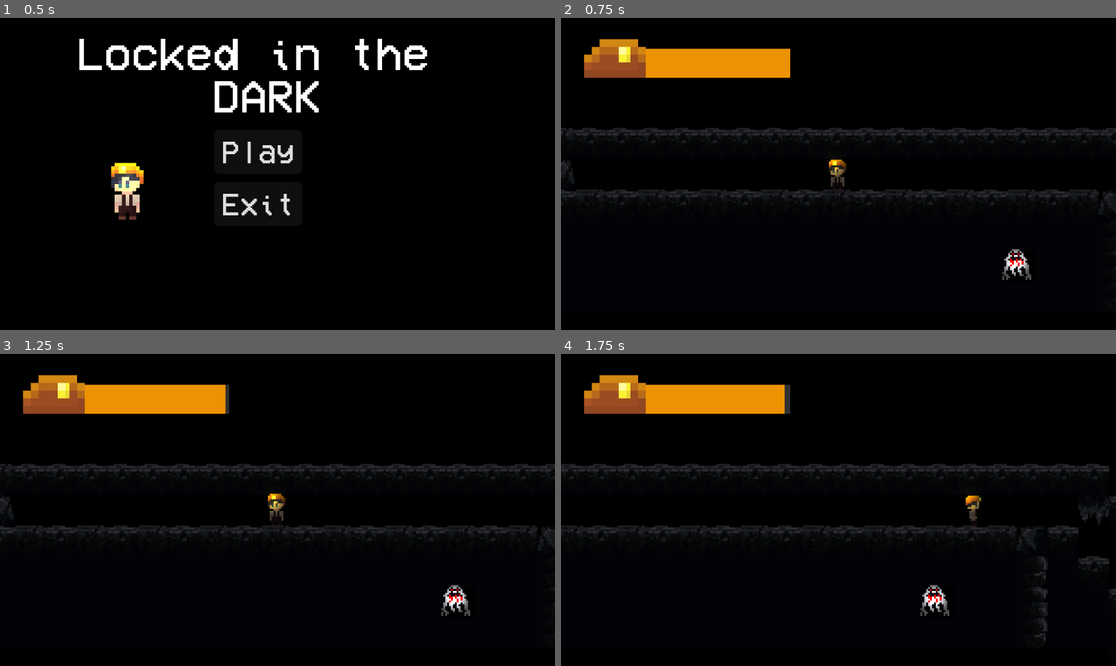
Above: before the commit, frames 1-4 (two rows, left to right).
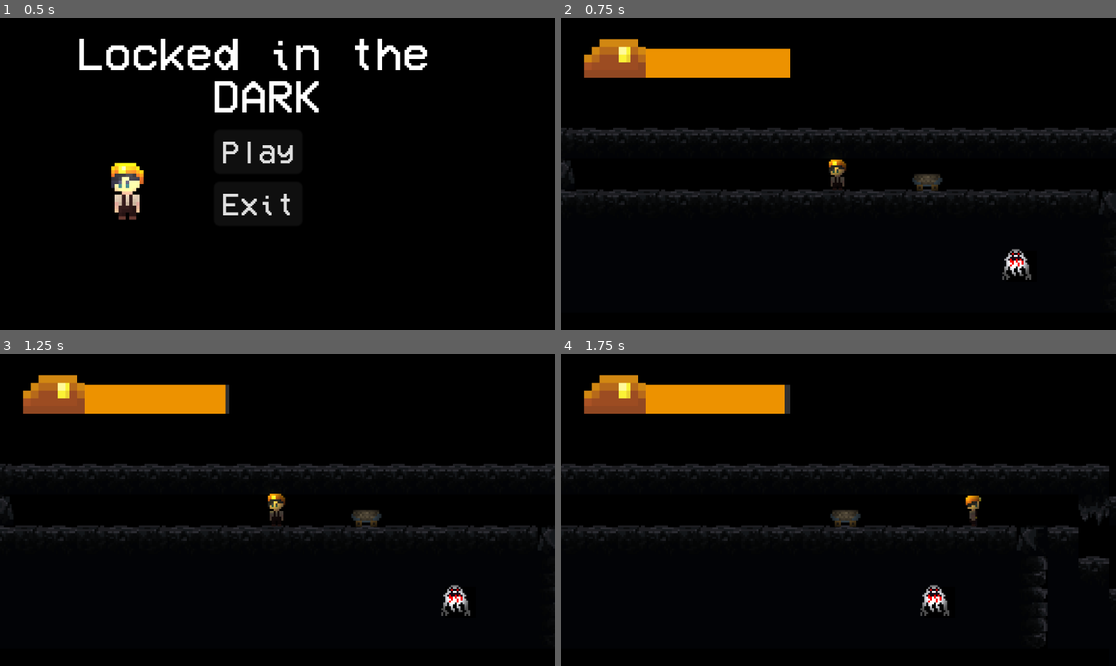
Above: after the commit, the same moments.

Repository: ABPaladin/Locked-in-the-dark-Finale
Game: Godot game, scene res://World/Menu.tscn
The game is run twice, just before and just after one commit, with the same random seed, the same clock (stepped at 60 frames per second) and the same inputs.
Inputs:
- Up to frame 1 (0.5 s): no input
- Up to frame 2 (0.75 s): click "Play" at 0.5 s
- Up to frame 3 (1.25 s): no input
- Up to frame 4 (1.75 s): hold D (right) from 1.28 s (still down); tap Space (jump) at 1.52 s

Frame 1 is identical in both runs. In frame 2, 0.2% of the frame differs, in the area x 63-69%, y 49-56%; in frame 3, 0.2%; in frame 4, 0.2%.

Commit message:
added vagonetca

Diff:
--- a/World/world.tscn
+++ b/World/world.tscn
@@ -11,6 +11,7 @@
 [ext_resource type="Script" path="res://Player/item.gd" id="6_h7131"]
 [ext_resource type="Texture2D" uid="uid://hl5bqs7lyi8e" path="res://Art/Assets/New folder/MONSTERS/animation/monster.png" id="10_qav8n"]
 [ext_resource type="Texture2D" uid="uid://brusujfeks3c8" path="res://Art/Assets/New folder/MONSTERS/no animation/Ghost.png" id="11_434ii"]
+[ext_resource type="Texture2D" uid="uid://c85pqyyb34lau" path="res://Art/Assets/Sprite-0008.png" id="12_ysyua"]
 
 [sub_resource type="Theme" id="Theme_w3v8u"]
 
@@ -1032,7 +1033,7 @@
 position = Vector2(470, 231)
 sprite_frames = SubResource("SpriteFrames_gsc6q")
 autoplay = "default"
-frame_progress = 0.13874
+frame_progress = 0.166068
 
 [node name="PointLight2D2" type="PointLight2D" parent="AnimatedSprite2D"]
 position = Vector2(0, -1)
@@ -1093,6 +1094,42 @@
 [node name="PointLight2D2" type="PointLight2D" parent="Sprite2D4"]
 position = Vector2(1, -1)
 scale = Vector2(1.3125, 1.1875)
+color = Color(0.941176, 0.956863, 1, 1)
+energy = 1.3
+texture = SubResource("GradientTexture2D_087ya")
+
+[node name="Sprite2D6" type="Sprite2D" parent="."]
+position = Vector2(747.497, 406.503)
+scale = Vector2(0.131289, 0.131289)
+texture = ExtResource("12_ysyua")
+
+[node name="PointLight2D2" type="PointLight2D" parent="Sprite2D6"]
+position = Vector2(-3.78418, 26.635)
+scale = Vector2(11.6858, 7.55034)
+color = Color(0.941176, 0.956863, 1, 1)
+energy = 1.3
+texture = SubResource("GradientTexture2D_087ya")
+
+[node name="Sprite2D5" type="Sprite2D" parent="."]
+position = Vector2(310, 152)
+scale = Vector2(0.1125, 0.1125)
+texture = ExtResource("12_ysyua")
+
+[node name="PointLight2D2" type="PointLight2D" parent="Sprite2D5"]
+position = Vector2(0, 17.7776)
+scale = Vector2(11.6858, 7.55034)
+color = Color(0.941176, 0.956863, 1, 1)
+energy = 1.3
+texture = SubResource("GradientTexture2D_087ya")
+
+[node name="Sprite2D7" type="Sprite2D" parent="."]
+position = Vector2(2093, 152)
+scale = Vector2(0.131289, 0.131289)
+texture = ExtResource("12_ysyua")
+
+[node name="PointLight2D2" type="PointLight2D" parent="Sprite2D7"]
+position = Vector2(0.000976563, 15.2335)
+scale = Vector2(11.6858, 7.55034)
 color = Color(0.941176, 0.956863, 1, 1)
 energy = 1.3
 texture = SubResource("GradientTexture2D_087ya")
Not shown: 1 places in World/world.tscn that only renumber resources
